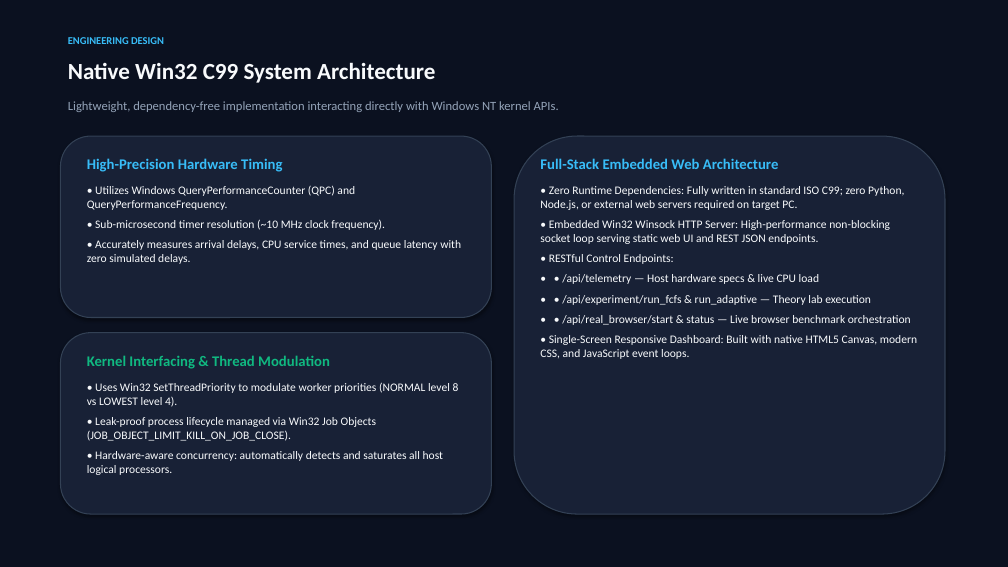
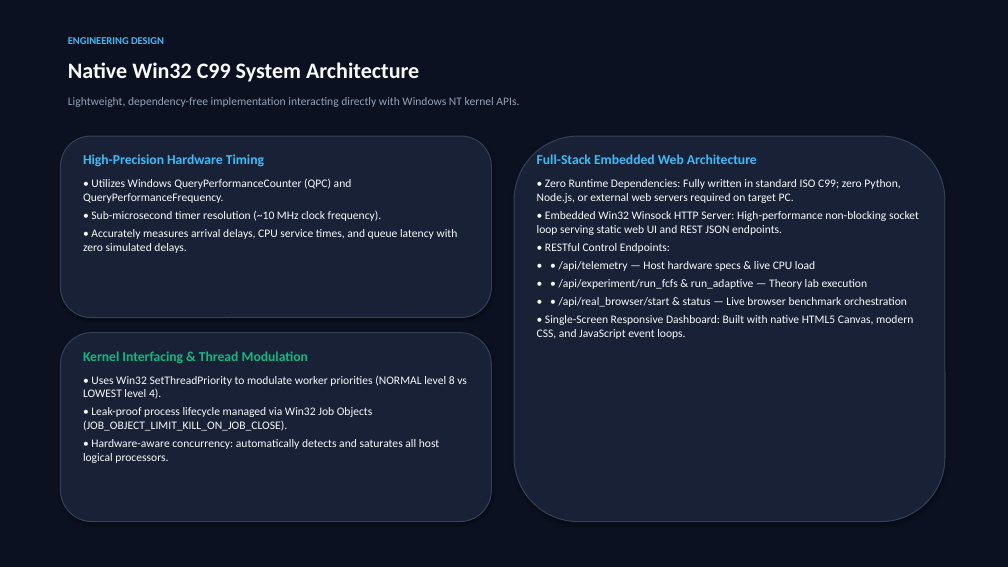
Before and after one commit to Aryan786122/adaptive-cpu-scheduling-optimizer, a slide deck: slide 4 of Adaptive_CPU_Scheduling_Optimizer_Presentation.pptx. Drawn at 1008x567 pixels with LibreOffice and Linux fonts; fonts in the diff are those of the drawing. Boxes give left, top, right and bottom in pixels: in the first picture for what was removed or moved away, otherwise in the second. Text is boxed around its words. In the diff, an @@ line names an element or a change of style, - is before the commit and + after.

```diff
--- a/Adaptive_CPU_Scheduling_Optimizer_Presentation.pptx
+++ b/Adaptive_CPU_Scheduling_Optimizer_Presentation.pptx
@@ text "Native Win32 C99 System Architecture" at (68,62,419,82): size 22 to 21 pt @@
@@ text "Lightweight, dependency-free implementation interacting dire ..." at (68,97,519,107): size 12 to 11 pt @@
@@ text "High-Precision Hardware Timing" at (83,154,458,253): size 14 to 13 pt in "High-Precision Hardware Timing"; less space between paragraphs @@
@@ rounded rectangle: place and size @@
-rounded rectangle at (514,136,945,514)
+rounded rectangle at (514,136,945,522)
@@ text "Full-Stack Embedded Web Architecture" at (537,154,919,339): size 14 to 13 pt in "Full-Stack Embedded Web Architecture"; less space between paragraphs @@
@@ rounded rectangle: place and size @@
-rounded rectangle at (60,333,492,514)
+rounded rectangle at (60,333,492,522)
@@ text "Kernel Interfacing & Thread Modulation" at (83,351,467,463): size 14 to 13 pt in "Kernel Interfacing & Thread Modulation"; less space between paragraphs @@
```
Also in this commit, not shown: 7 other slides changed, 4 slides added, 2 slides removed, 12 other files.
